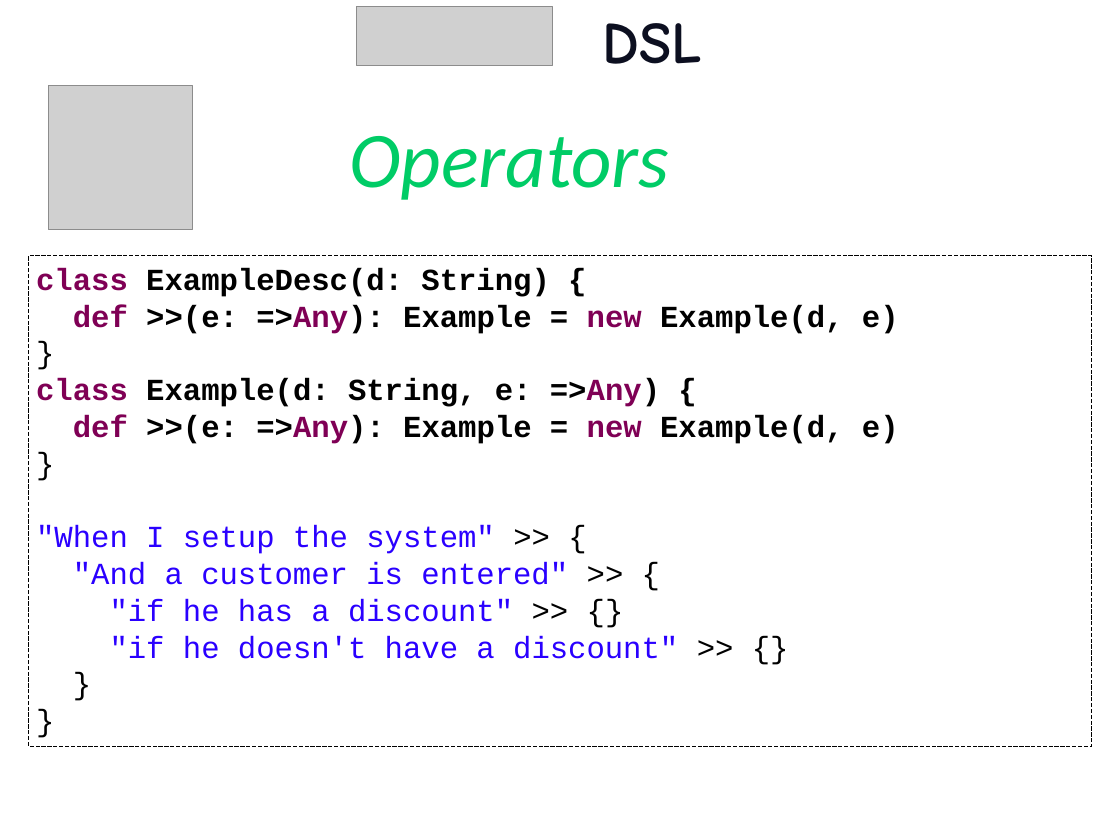
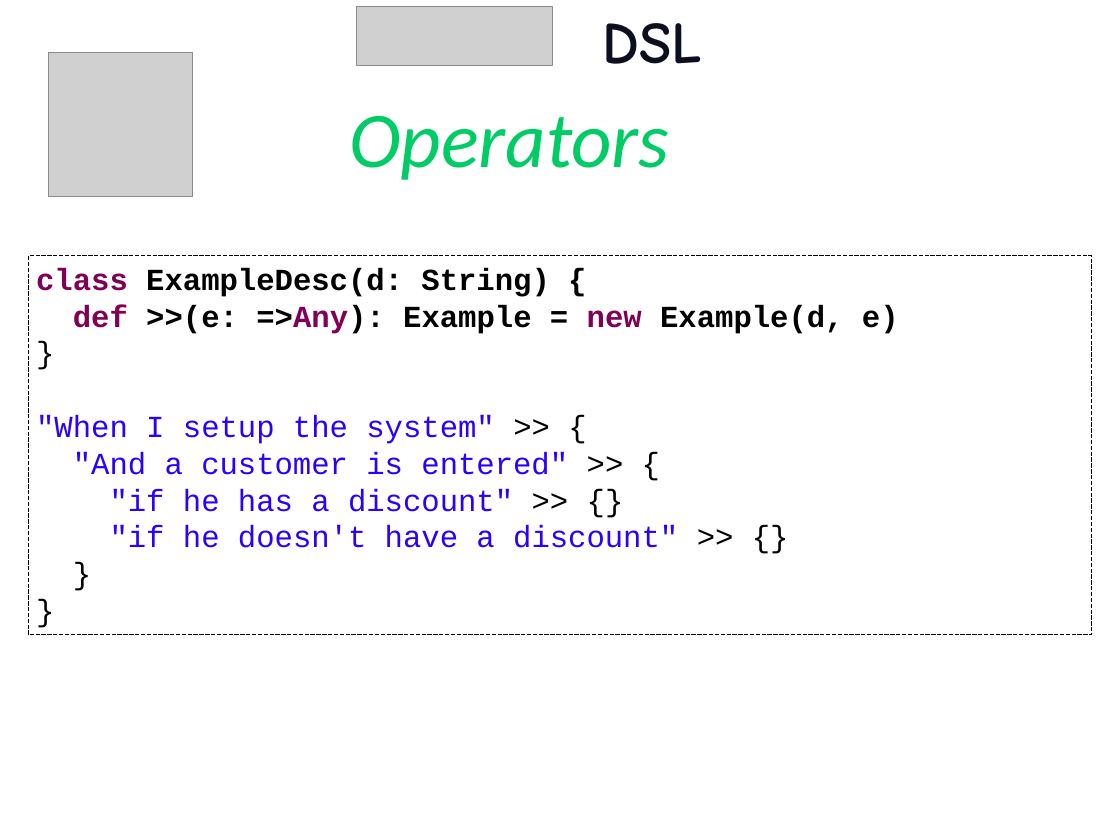
Before and after one commit to etorreborre/oscon-2010, a slide deck: slide 59 of src/main/resources/oscon_2010_specs.pptx (slide 57 before the commit). Drawn at 1120x840 pixels with LibreOffice and Linux fonts; fonts in the diff are those of the drawing; grey boxes stand for pictures; background and template pictures are left out. Boxes give left, top, right and bottom in pixels: in the first picture for what was removed or moved away, otherwise in the second. Text is boxed around its words. In the diff, an @@ line names an element or a change of style, - is before the commit and + after.

```diff
--- a/src/main/resources/oscon_2010_specs.pptx
+++ b/src/main/resources/oscon_2010_specs.pptx
@@ picture: place and size @@
-picture at bbox=[48, 85, 192, 229]
+picture at bbox=[48, 53, 192, 197]
@@ text "Operators": place and size @@
-text "Operators" at bbox=[349, 136, 669, 200]
+text "Operators" at bbox=[349, 116, 669, 180]
@@ rectangle "class ExampleDesc(d: String) {": place and size @@
-rectangle "class ExampleDesc(d: String) {" at bbox=[28, 256, 1092, 747]
+rectangle "class ExampleDesc(d: String) {" at bbox=[28, 256, 1092, 635]
@@ text in rectangle at bbox=[36, 305, 899, 407]: paragraphs removed @@
-def >>(e: =>Any): Example = new Example(d, e)
-}
-class Example(d: String, e: =>Any) {
```
Also in this commit, not shown: 32 other slides changed, 5 slides added.
